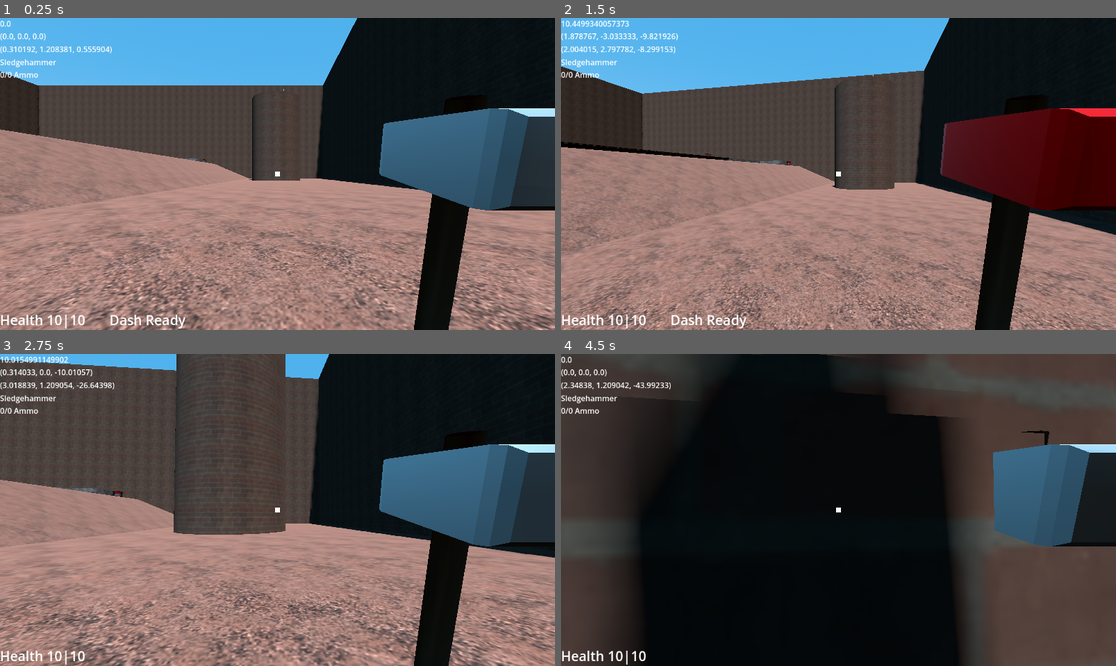
Above: before the commit, frames 1-4 (two rows, left to right).
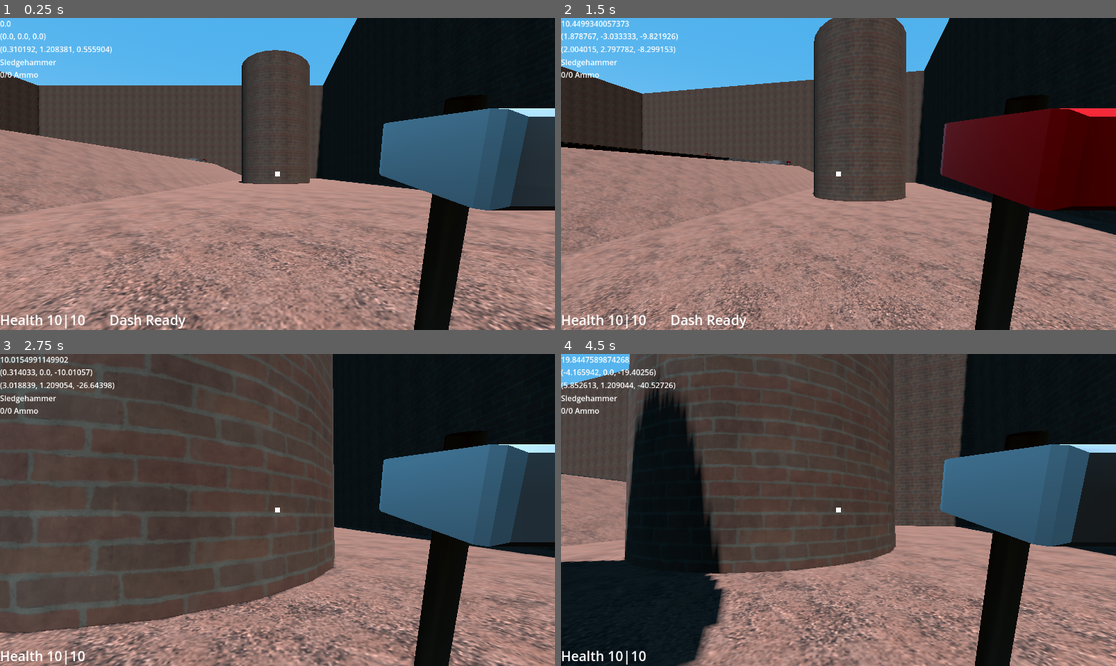
Above: after the commit, the same moments.

Repository: Wlopez2002/FPSGame
Game: Godot game, scene res://Levels/TestMain.tscn
The game is run twice, just before and just after one commit, with the same random seed, the same clock (stepped at 60 frames per second) and the same inputs. Sound files missing from this copy of the repository are replaced by a short silence.
Inputs (mouse positions are in pixels of both pictures, inside the frame that each line leads up to):
- Up to frame 1 (0.25 s): no input
- Up to frame 2 (1.5 s): tap Enter at 0.5 s; move the mouse to (866, 174) at 0.52 s; press the mouse at (866, 174) at 0.53 s; hold W (MoveForward) from 0.53 s (still down); tap Space (MoveJump) at 0.77 s; move the mouse to (810, 174) at 1.27 s; release the mouse at (810, 174) at 1.28 s; tap Ctrl (MoveCrouch) at 1.35 s
- Up to frame 3 (2.75 s): keep holding W (MoveForward); tap Space (MoveJump) at 1.52 s; move the mouse to (288, 503) at 2.02 s; hold Shift (MoveDash) from 2.03 s (still down)
- Up to frame 4 (4.5 s): keep holding W (MoveForward); move the mouse to (832, 516) at 2.77 s; release Shift (MoveDash) at 2.78 s; click (832, 516) at 2.85 s; tap Space (MoveJump) at 3.02, 3.77 s; move the mouse to (877, 513) at 3.52 s; hold Ctrl (MoveCrouch) 3.53-4.28 s; move the mouse to (794, 506) at 4.27 s; tap Shift (MoveDash) at 4.35 s

The runs differ from the first frame. In frame 1, 1.7% of the frame differs, in the area x 42-56%, y 10-54%; in frame 2, 4.1%; in frame 3, 24%; in frame 4, 76%, in the area x 0-100%, y 0-100%.
Error after the commit: Invalid operands 'Nil' and 'int' in operator '>'. (res://Player/PlayerMovement.gd:56)

Commit message:
fixed enemy walker attack

Diff:
--- a/InteractiveAndNPC/Enemies/EnemyWalker.gd
+++ b/InteractiveAndNPC/Enemies/EnemyWalker.gd
@@ -1,9 +1,12 @@
 extends CharacterBody3D
 
 @onready var bodyMesh = $MeshInstance3D;
+@onready var hitBox: HitBox = $HitBox
 @onready var enemyAttack = $EnemyAttack;
 @onready var attackTimer = $AttackTimer;
 @onready var attackPlayer = $AttackPlayer;
+@onready var head = $Head;
+@onready var canHitCast = $Head/CanHitCast;
 
 const SPEED = 7.5
 var gravity = 15.0;
@@ -29,6 +32,7 @@
 
 	look_at(player.global_position)
 	rotation.x = 0; rotation.z = 0;
+	head.look_at(player.global_position)
 	if redTimer > 0:
 		redTimer -= delta;
 		if redTimer <= 0:
@@ -50,6 +54,12 @@
 	move_and_slide();
 
 func _attack():
+	canHitCast.force_raycast_update()
+	if canHitCast.is_colliding():
+		if !(canHitCast.get_collider() is HitBox):
+			return
+	else:
+		return
 	attackPlayer.play()
 	canAttack = false
 	for area in enemyAttack.get_overlapping_areas():
--- a/InteractiveAndNPC/Enemies/EnemyWalker.tscn
+++ b/InteractiveAndNPC/Enemies/EnemyWalker.tscn
@@ -12,11 +12,11 @@
 [sub_resource type="CapsuleMesh" id="CapsuleMesh_s4ctg"]
 material = SubResource("StandardMaterial3D_7huy5")
 
+[sub_resource type="BoxShape3D" id="BoxShape3D_7huy5"]
+size = Vector3(1.7386475, 1.7139893, 1)
+
 [sub_resource type="PrismMesh" id="PrismMesh_7huy5"]
 size = Vector3(0.5, 0.5, 1)
-
-[sub_resource type="BoxShape3D" id="BoxShape3D_7huy5"]
-size = Vector3(1.7386475, 1.7139893, 1)
 
 [node name="Enemy" type="CharacterBody3D" unique_id=777159647 groups=["Persistent"]]
 collision_layer = 4
@@ -29,10 +29,6 @@
 
 [node name="MeshInstance3D" type="MeshInstance3D" parent="." unique_id=265757013]
 mesh = SubResource("CapsuleMesh_s4ctg")
-
-[node name="MeshInstance3D2" type="MeshInstance3D" parent="." unique_id=1726817162]
-transform = Transform3D(1, 0, 0, 0, 1, 0, 0, 0, 1, 0, 0.9198853, -0.13779461)
-mesh = SubResource("PrismMesh_7huy5")
 
 [node name="HitBox" parent="." unique_id=1855202522 node_paths=PackedStringArray("tiedEntity") instance=ExtResource("2_7huy5")]
 collision_layer = 32
@@ -60,5 +56,19 @@
 [node name="AttackPlayer" type="AudioStreamPlayer3D" parent="." unique_id=1360128064]
 stream = ExtResource("4_n8d73")
 
+[node name="Head" type="Node3D" parent="." unique_id=1445602309]
+transform = Transform3D(1, 0, 0, 0, 1, 0, 0, 0, 1, 0, 1, 0)
+
+[node name="MeshInstance3D2" type="MeshInstance3D" parent="Head" unique_id=1726817162]
+transform = Transform3D(1, 0, 0, 0, 1, 0, 0, 0, 1, 0, 0, -0.138)
+mesh = SubResource("PrismMesh_7huy5")
+
+[node name="CanHitCast" type="RayCast3D" parent="Head" unique_id=1611560079]
+target_position = Vector3(0, 0, -4)
+collision_mask = 17
+hit_from_inside = true
+hit_back_faces = false
+collide_with_areas = true
+
 [connection signal="hit" from="EntityComponent" to="." method="_on_entity_component_hit"]
 [connection signal="timeout" from="AttackTimer" to="." method="_on_attack_timer_timeout"]
--- a/Levels/TestMain.tscn
+++ b/Levels/TestMain.tscn
@@ -38,6 +38,14 @@
 uv1_scale = Vector3(0.21, 0.21, 0.21)
 uv1_triplanar = true
 
+[sub_resource type="CylinderShape3D" id="CylinderShape3D_5yodq"]
+height = 20.0
+radius = 5.5
+
+[sub_resource type="StandardMaterial3D" id="StandardMaterial3D_f4ln3"]
+transparency = 1
+albedo_color = Color(0, 0, 1, 0.5019608)
+
 [sub_resource type="StandardMaterial3D" id="StandardMaterial3D_aurg5"]
 albedo_texture = ExtResource("6_pru73")
 metallic = 1.0
@@ -132,9 +140,9 @@
 material = SubResource("StandardMaterial3D_s7ltb")
 
 [node name="Pillar" type="Node3D" parent="Stage" unique_id=1886517075]
+transform = Transform3D(1, 0, 0, 0, 1, 0, 0, 0, 1, 0, 9.250502, -50.610123)
 
 [node name="CSGCylinder3D" type="CSGCylinder3D" parent="Stage/Pillar" unique_id=1986720322]
-transform = Transform3D(1, 0, 0, 0, 1, 0, 0, 0, 1, 0, 9.159424, -50)
 use_collision = true
 radius = 6.0
 height = 21.681152
@@ -152,6 +160,51 @@
 [node name="Teleporter2" parent="Stage/Pillar/CSGCylinder3D" unique_id=1414862267 node_paths=PackedStringArray("dest") instance=ExtResource("5_nvuov")]
 transform = Transform3D(-0.70710677, 0, -0.70710677, 0, 1, 0, 0.70710677, 0, -0.70710677, 2.5, 11.603001, 2.5)
 dest = NodePath("../../../../MovingPlatformBody/Teleporter")
+
+[node name="WaterTower" type="Node3D" parent="Stage" unique_id=1739700235]
+transform = Transform3D(1, 0, 0, 0, 1, 0, 0, 0, 1, 0, 9.250502, -35.59305)
+
+[node name="CSGCylinder3D" type="CSGCylinder3D" parent="Stage/WaterTower" unique_id=1659125351]
+use_collision = true
+radius = 6.0
+height = 21.681152
+sides = 24
+material = SubResource("StandardMaterial3D_s7ltb")
+
+[node name="CSGCylinder3D3" type="CSGCylinder3D" parent="Stage/WaterTower/CSGCylinder3D" unique_id=1973428575]
+transform = Transform3D(1, 0, 0, 0, 1, 0, 0, 0, 1, 0, 10.803, 0)
+operation = 2
+use_collision = true
+radius = 5.9
+height = 0.1
+sides = 24
+material = SubResource("StandardMaterial3D_nwfg7")
+metadata/_edit_lock_ = true
+
+[node name="CSGCylinder3D2" type="CSGCylinder3D" parent="Stage/WaterTower/CSGCylinder3D" unique_id=2091753073]
+transform = Transform3D(1, 0, 0, 0, 1, 0, 0, 0, 1, 0, 1.5075979, 0)
+operation = 2
+use_collision = true
+radius = 5.5
+height = 20.0
+sides = 24
+material = SubResource("StandardMaterial3D_nwfg7")
+
+[node name="Water" type="Area3D" parent="Stage/WaterTower" unique_id=1046719233]
+collision_layer = 128
+collision_mask = 0
+
+[node name="CollisionShape3D" type="CollisionShape3D" parent="Stage/WaterTower/Water" unique_id=1993205716]
+shape = SubResource("CylinderShape3D_5yodq")
+
+[node name="CSGCylinder3D2" type="CSGCylinder3D" parent="Stage/WaterTower/Water" unique_id=1275528356]
+use_collision = true
+collision_layer = 0
+collision_mask = 0
+radius = 5.5
+height = 20.0
+sides = 24
+material = SubResource("StandardMaterial3D_f4ln3")
 
 [node name="building" type="Node3D" parent="Stage" unique_id=704143688]
 transform = Transform3D(1, 0, 0, 0, 1, 0, 0, 0, 1, 0, -0.5, 0)
@@ -348,6 +401,7 @@
 
 [node name="Player" parent="." unique_id=420592935 instance=ExtResource("8_e47tw")]
 transform = Transform3D(1, 0, 0, 0, 1, 0, 0, 0, 1, 0.310192, 1.1725054, 0.55590415)
+maxDoubleJumps = null
 
 [node name="DirectionalLight3D" type="DirectionalLight3D" parent="." unique_id=1368498724]
 transform = Transform3D(0.7410077, -0.6679749, 0.06868401, 0.078202605, 0.18743415, 0.9791592, -0.6669274, -0.72019315, 0.19112751, -26.08015, 103.100296, 59.58174)
@@ -360,7 +414,7 @@
 
 [node name="MovingPlatform" parent="." unique_id=1179728837 node_paths=PackedStringArray("platform") instance=ExtResource("15_e47tw")]
 transform = Transform3D(1, 0, 0, 0, 1, 0, 0, 0, 1, -73.17438, 14, 52.492)
-target = Vector3(2.2, 14, 50)
+target = Vector3(1.8, 14, 50)
 startingPos = Vector3(-73.318, 14, 50)
 platform = NodePath("../MovingPlatformBody")
 
--- a/project.godot
+++ b/project.godot
@@ -90,6 +90,7 @@
 3d_physics/layer_5="PlayerHit"
 3d_physics/layer_6="NPCHit"
 3d_physics/layer_7="MovingPlatform"
+3d_physics/layer_8="Water"
 
 [physics]
 
Not shown, changed: README.md
